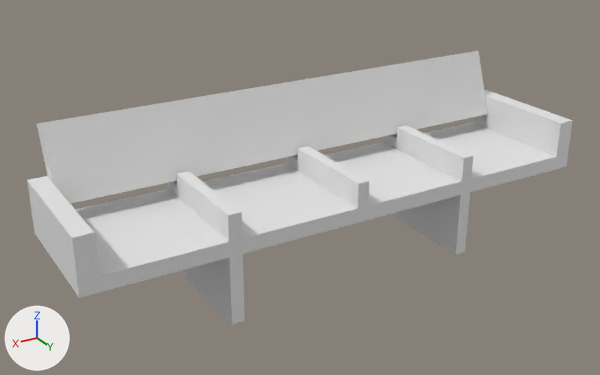
Renders of the FBX model Assets/Models/bench_MTAsubway.fbx from each side of a commit.
One viewpoint serves both versions: a camera (50 mm lens) standing at (11.2, 17.36, 10.93) and looking at (0.54, -0.4, 2.05). Arrows for +X, +Y and +Z are at lower left; the lights stay in place. Where no turn or scale is listed for an object, it has been applied to the vertices.

Script lines for the objects in view, before the commit:
```python
me_cube_003 = bpy.data.meshes.new('Cube.003')
me_cube_003.from_pydata(...)  # 100 vertices, 96 faces; spans x -7.32..7.32, y -2.19..1.8, z -0.03..4.58
ob_bench = bpy.data.objects.new('Bench', me_cube_003)
ob_bench.location = (0.0, 0.0, 0.0)
```
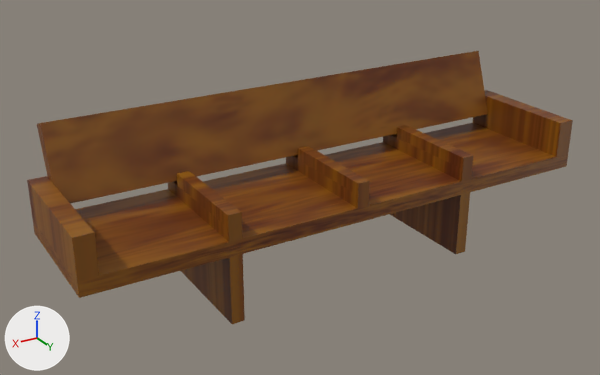
Where the newer file only moved an object's origin or applied its transform, the numbers keep the older frame.

Changed parts and their boxes [x1, y1, x2, y2] in the pictures (600 x 375 px):
```json
{"object": "Bench", "change": "recoloured", "before": [27, 51, 573, 324], "after": [27, 51, 573, 324], "on screen": "white to brown"}
```

Edits to the scene script, one JSON object a line:
```json
{"op": "add", "block": "img_bench_png", "code": ["img_bench_png = load_image('Bench.png', '../Textures/Bench.png', 1024, 1024, 'sRGB')"]}
{"op": "add", "block": "mat_wood", "code": ["mat_wood = principled_material('Wood')", "mat_wood.texture = img_bench_png"]}
{"block": "me_cube_003", "where": "me_cube_003.from_pydata(...)  # 100 vertices, 96 faces; spans x -7.32..7.32, y -2.19..1.8, z -0.03..4.58"}
{"op": "add", "block": "me_cube_003", "code": "me_cube_003.materials.append(mat_wood)  # picture img_bench_png"}
```
